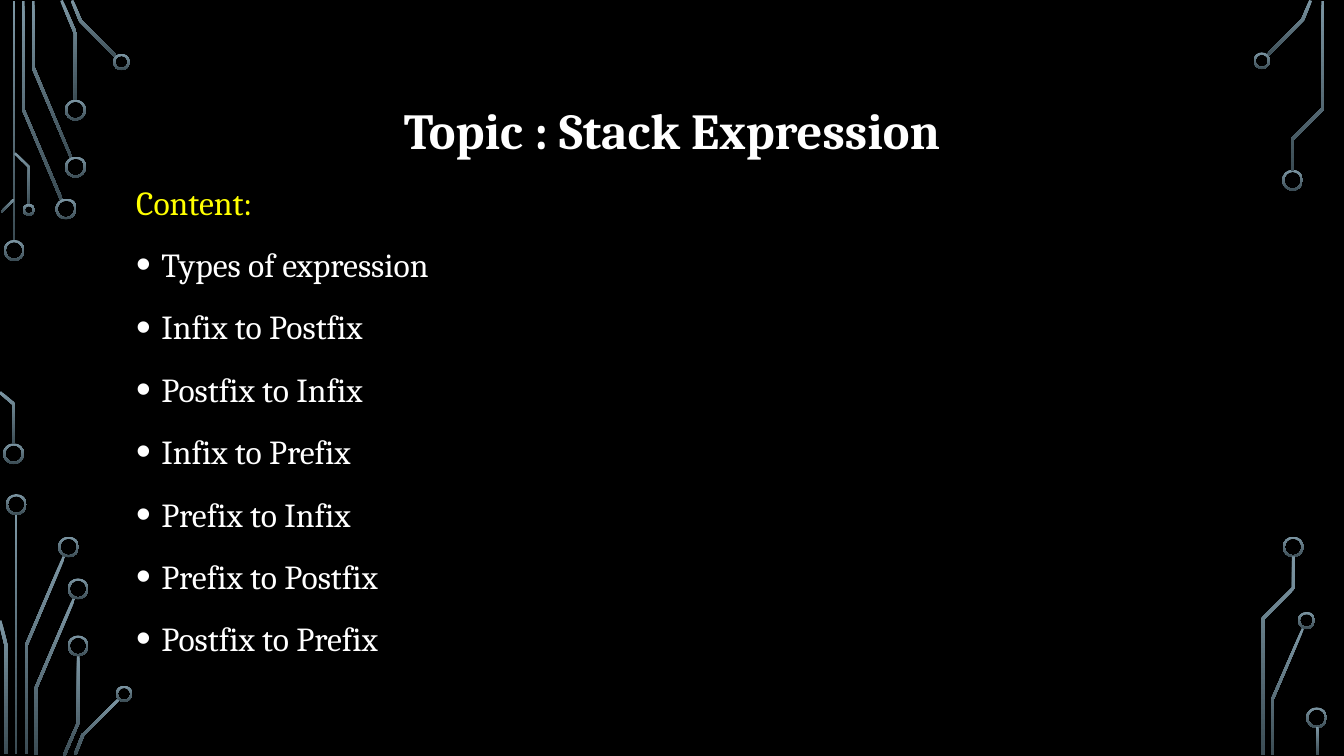
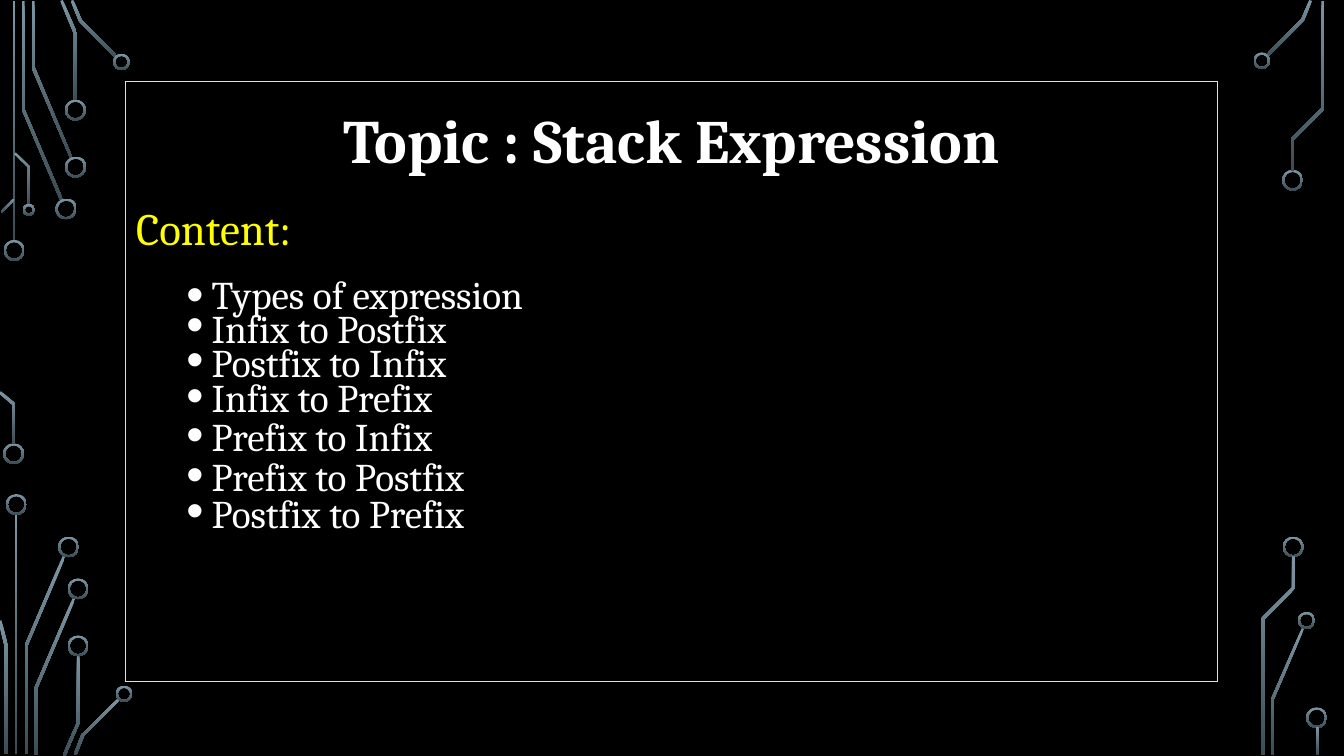
Before and after one commit to r0nY-0017/Public, a slide deck: slide 2 of Data structure.pptx. Drawn at 1344x756 pixels with LibreOffice and Linux fonts; fonts in the diff are those of the drawing; background and template pictures are left out. Boxes give left, top, right and bottom in pixels: in the first picture for what was removed or moved away, otherwise in the second. Text is boxed around its words. In the diff, an @@ line names an element or a change of style, - is before the commit and + after.

```diff
--- a/Data structure.pptx
+++ b/Data structure.pptx
@@ text "Topic : Stack Expression" resized from (x1=136, y1=114, x2=940, y2=652) to (x1=126, y1=82, x2=1218, y2=682) @@
@@ text "Topic : Stack Expression" at (x1=126, y1=82, x2=1218, y2=682): size 36 to 44 pt in "Topic : Stack Expression"; size 24 to 32 pt in "Content:"; size 24 to 28 pt in "Types of expression", "Infix to Postfix", "Postfix to Infix", "Infix to Prefix" and 3 more places; list level 1 to 2 in "Types of expression"; list level 1 to 2 in "Infix to Postfix"; line spacing 1.2 to 0.5; list level 1 to 2 in "Postfix to Infix"; line spacing 1.2 to 0.6; list level 1 to 2 in "Infix to Prefix"; list level 1 to 2 in "Prefix to Infix"; line spacing 1.2 to 0.7; list level 1 to 2 in "Prefix to Postfix"; list level 1 to 2 in "Postfix to Prefix"; outline none to #838309 0.75 pt @@
```
Also in this commit, not shown: 6 other slides changed.
